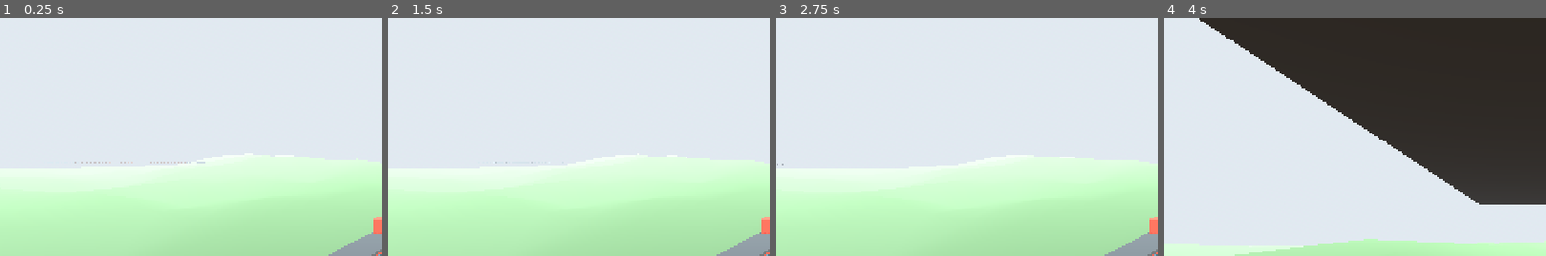
Above: before the commit, frames 1-4 (left to right).
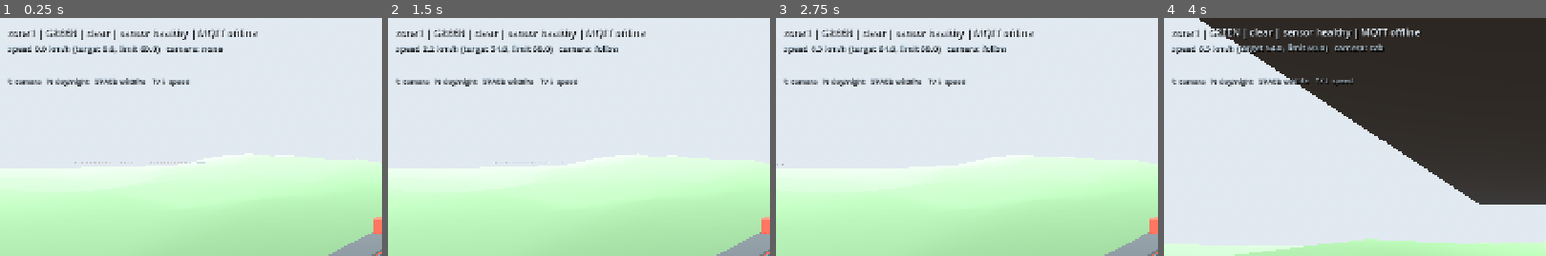
Above: after the commit, the same moments.

Repository: Kathir-Kalidass/railway-digital-twin
Game: Godot game, scene res://scenes/lts_minimal.tscn
Two runs of this game, one before a commit and one after it. Both use one fixed random seed, a clock stepped at 60 frames per second and the inputs below.
Inputs (mouse positions are % of the whole screen's width and height, from its top left):
- Up to frame 1 (0.25 s): no input
- Up to frame 2 (1.5 s): tap Enter at 0.5 s; move the mouse to (72, 45) at 0.52 s; hold Up (ui_up) 0.53-1.28 s; hold Ctrl 0.53-1.28 s; click (72, 45) at 0.67 s; tap Space at 0.77, 1.07 s; move the mouse to (30, 55) at 1.27 s; hold Down (ui_down) from 1.28 s (still down); tap F at 1.35 s
- Up to frame 3 (2.75 s): tap Space at 1.52, 1.82 s; move the mouse to (60, 28) at 2.02 s; release Down (ui_down) at 2.03 s; hold Up (ui_up) from 2.03 s (still down); tap 2 at 2.1 s
- Up to frame 4 (4 s): move the mouse to (45, 70) at 2.77 s; tap R at 2.85 s; click (45, 70) at 2.92 s; tap Space at 3.02, 3.32, 3.77 s; move the mouse to (80, 65) at 3.52 s; release Up (ui_up) at 3.53 s; hold Down (ui_down) from 3.53 s (still down); tap C at 3.6 s
The pictures show only the part of the screen within x 0-50%, y 0-50%; the shares and areas given below are measured in that part.

The runs differ from the first frame. In frame 1, 3.0% of the frame differs, in the area x 2-68%, y 4-29%; in frame 2, 3.0%; in frame 3, 3.0%; in frame 4, 3.1%, in the area x 2-67%, y 4-29%.

Commit message:
feat(godot): in-scene HUD for signal, wildlife, link, speed, camera

Diff:
--- a/godot/scenes/lts_minimal.tscn
+++ b/godot/scenes/lts_minimal.tscn
@@ -7,6 +7,7 @@
 [ext_resource type="Script" path="res://src/train_reconciler.gd" id="5"]
 [ext_resource type="PackedScene" path="res://scenes/world_wildlife.tscn" id="6"]
 [ext_resource type="Script" path="res://src/camera_director.gd" id="7"]
+[ext_resource type="Script" path="res://src/twin_hud.gd" id="8"]
 
 [node name="World" type="Node3D"]
 script = ExtResource("1")
@@ -39,3 +40,10 @@
 script = ExtResource("7")
 train_path = NodePath("../Train")
 follow_camera_path = NodePath("../FollowCamera")
+
+[node name="HUD" type="CanvasLayer" parent="."]
+script = ExtResource("8")
+bridge_path = NodePath("../MQTTBridge")
+reconciler_path = NodePath("../TrainReconciler")
+train_path = NodePath("../Train")
+camera_director_path = NodePath("../CameraDirector")
--- a/godot/src/mqtt_bridge.gd
+++ b/godot/src/mqtt_bridge.gd
@@ -62,6 +62,10 @@
 	if not _client.connect_to_broker(broker_url):
 		_connecting = false
 		_schedule_reconnect()
+
+
+func is_broker_connected() -> bool:
+	return _connected
 
 
 func subscribe(topic: String, qos: int = 0) -> bool:
--- a/godot/src/train_reconciler.gd
+++ b/godot/src/train_reconciler.gd
@@ -92,3 +92,19 @@
 		target_speed = minf(target_speed, wildlife_reduced_speed_kmh)
 	if is_instance_valid(_train):
 		_train.set_target_speed_kmh(target_speed)
+
+
+func get_signal_aspect() -> String:
+	return _signal_aspect
+
+
+func is_wildlife_active() -> bool:
+	return _wildlife_active
+
+
+func is_sensor_healthy() -> bool:
+	return _sensor_healthy
+
+
+func get_current_limit_kmh() -> float:
+	return _current_limit_kmh
--- /dev/null
+++ b/godot/src/twin_hud.gd
@@ -0,0 +1,61 @@
+extends CanvasLayer
+class_name TwinHUD
+
+@export var bridge_path: NodePath
+@export var reconciler_path: NodePath
+@export var train_path: NodePath
+@export var camera_director_path: NodePath
+@export_range(0.05, 2.0, 0.05) var refresh_sec := 0.25
+
+var _status: Label
+var _metrics: Label
+var _help: Label
+var _elapsed := 0.0
+
+
+func _ready() -> void:
+	_status = _make_label(18, Color(0.92, 0.96, 1.0), Vector2(18, 14))
+	_metrics = _make_label(16, Color(0.78, 0.88, 0.95), Vector2(18, 44))
+	_help = _make_label(14, Color(0.65, 0.72, 0.78), Vector2(18, 108))
+	_help.text = "C camera   N day/night   SPACE wildlife   \u2191/\u2193 speed"
+	refresh()
+
+
+func _process(delta: float) -> void:
+	_elapsed += delta
+	if _elapsed >= refresh_sec:
+		_elapsed = 0.0
+		refresh()
+
+
+func refresh() -> void:
+	var bridge := get_node_or_null(bridge_path) as MQTTBridge
+	var reconciler := get_node_or_null(reconciler_path) as TrainReconciler
+	var train := get_node_or_null(train_path) as LTSTrain
+	var director := get_node_or_null(camera_director_path) as CameraDirector
+
+	var link := "MQTT online" if bridge and bridge.is_broker_connected() else "MQTT offline"
+	var zone := reconciler.zone if reconciler else "zone?"
+	var signal_aspect := reconciler.get_signal_aspect() if reconciler else "?"
+	var wildlife := "WILDLIFE" if reconciler and reconciler.is_wildlife_active() else "clear"
+	var sensor := "healthy" if reconciler == null or reconciler.is_sensor_healthy() else "FAULT"
+	_status.text = "%s | %s | %s | sensor %s | %s" % [zone, signal_aspect, wildlife, sensor, link]
+	_status.add_theme_color_override("font_color", Color(1.0, 0.55, 0.45) if wildlife != "clear" or sensor == "FAULT" else Color(0.92, 0.96, 1.0))
+
+	var speed := train.get_speed_kmh() if train else 0.0
+	var target := train.get_target_speed_kmh() if train else 0.0
+	var limit := reconciler.get_current_limit_kmh() if reconciler else 0.0
+	var mode := director.mode_name() if director else "none"
+	_metrics.text = "speed %.1f km/h (target %.1f, limit %.1f)   camera: %s" % [speed, target, limit, mode]
+
+
+func _make_label(size: int, color: Color, position: Vector2) -> Label:
+	var label := Label.new()
+	label.position = position
+	label.add_theme_font_size_override("font_size", size)
+	label.add_theme_color_override("font_color", color)
+	label.add_theme_color_override("font_shadow_color", Color(0, 0, 0, 0.8))
+	label.add_theme_constant_override("shadow_offset_x", 2)
+	label.add_theme_constant_override("shadow_offset_y", 2)
+	add_child(label)
+	return label
--- /dev/null
+++ b/godot/tests/test_hud.gd
@@ -0,0 +1,42 @@
+extends SceneTree
+
+
+func _initialize() -> void:
+	call_deferred("_run")
+
+
+func _run() -> void:
+	var a := Assert.new()
+	var scene: Node3D = load("res://scenes/lts_minimal.tscn").instantiate()
+	var bridge := scene.get_node("MQTTBridge") as MQTTBridge
+	bridge.connect_on_ready = false
+	root.add_child(scene)
+	await process_frame
+	await process_frame
+
+	var hud := scene.get_node("HUD") as TwinHUD
+	var director := scene.get_node("CameraDirector") as CameraDirector
+	a.ok(hud != null, "HUD is part of the demo scene")
+
+	hud.refresh()
+	var status := (hud.get("_status") as Label).text
+	var metrics := (hud.get("_metrics") as Label).text
+	a.ok(status.contains("zone1"), "HUD shows the zone")
+	a.ok(status.contains("GREEN"), "HUD shows the signal aspect")
+	a.ok(status.contains("clear"), "HUD shows wildlife clear")
+	a.ok(status.contains("MQTT offline"), "HUD shows link state")
+	a.ok(metrics.contains("camera: follow"), "HUD shows camera mode")
+
+	bridge.message_received.emit("railway/zone1/signal", {"signal": "RED"})
+	hud.refresh()
+	status = (hud.get("_status") as Label).text
+	a.ok(status.contains("RED"), "HUD reflects a red signal")
+
+	director.cycle()
+	hud.refresh()
+	metrics = (hud.get("_metrics") as Label).text
+	a.ok(metrics.contains("camera: cab"), "HUD reflects the active camera")
+
+	scene.queue_free()
+	await process_frame
+	quit(a.report("test_hud"))
Not shown: 1 places in godot/scenes/lts_minimal.tscn that only renumber resources
Not shown, changed: docs/demo-windows.md
Not shown, changed: docs/porting/acceptance.md
